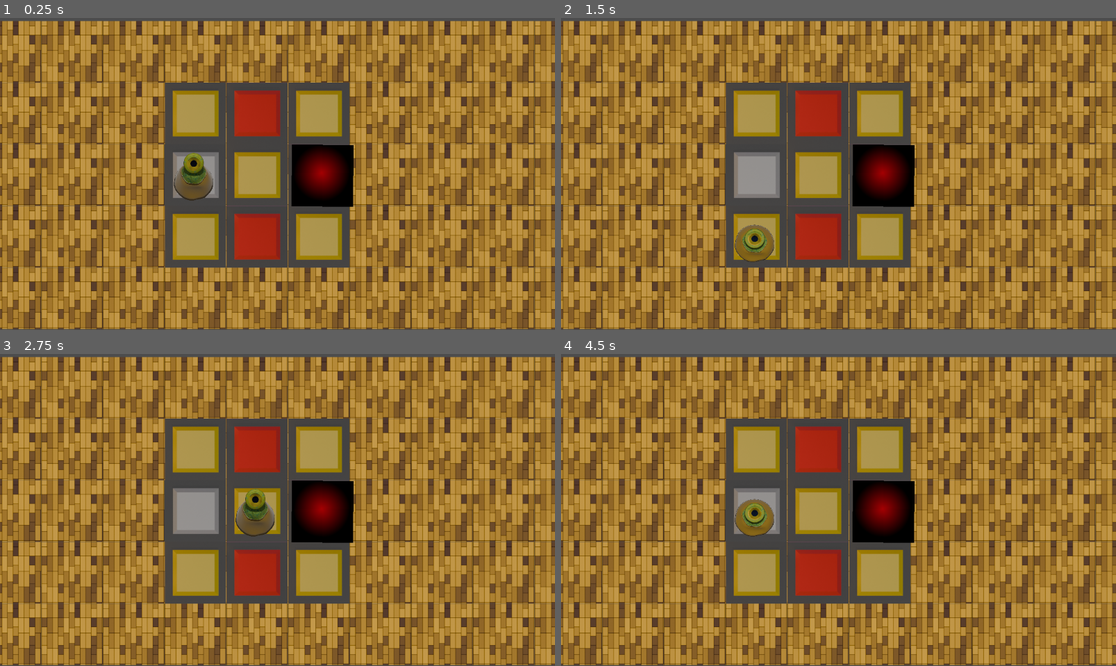
Above: before the commit, frames 1-4 (two rows, left to right).
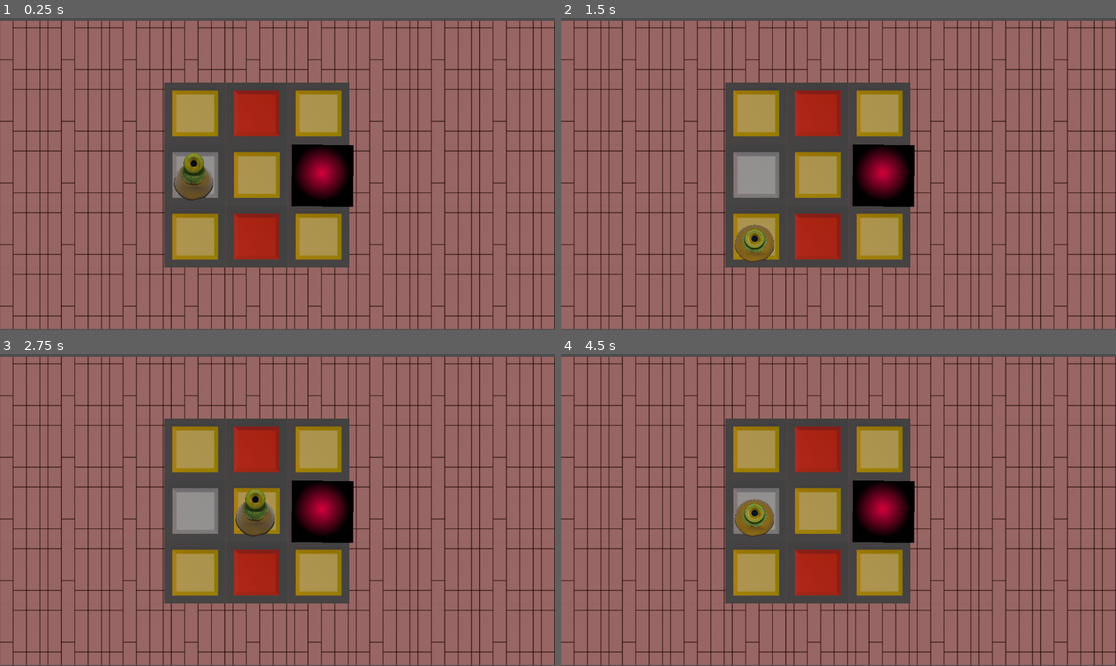
Above: after the commit, the same moments.

Repository: Crizomb/TrucMhajong
Game: Godot game, scene res://scenes/Niveaux/niveau1.tscn
The game is run twice, just before and just after one commit, with the same random seed, the same clock (stepped at 60 frames per second) and the same inputs.
Inputs:
- Up to frame 1 (0.25 s): no input
- Up to frame 2 (1.5 s): tap Enter at 0.5 s; hold D (Right) 0.53-1.28 s; tap K (MaSuperActionDeTest) at 0.6 s; tap R (Restart) at 1.25 s; hold S (Down) from 1.28 s (still down); tap Shift (ToggleCrouch) at 1.35 s
- Up to frame 3 (2.75 s): tap R (Restart) at 2 s; release S (Down) at 2.03 s; hold D (Right) from 2.03 s (still down); tap K (MaSuperActionDeTest) at 2.1 s
- Up to frame 4 (4.5 s): tap R (Restart) at 2.75, 3.5, 4.25 s; release D (Right) at 2.78 s; hold W (Up) 2.78-3.53 s; tap Shift (ToggleCrouch) at 2.85, 4.35 s; hold A (Left) from 3.53 s (still down); tap K (MaSuperActionDeTest) at 3.6 s

The runs differ from the first frame. In frame 1, 80% of the frame differs, in the area x 0-100%, y 0-100%; in frame 2, 80%; in frame 3, 80%; in frame 4, 80%.

Commit message:
bump

Diff:
--- a/entities/box/box.gd
+++ b/entities/box/box.gd
@@ -72,5 +72,5 @@
 
 
 # Called every frame. 'delta' is the elapsed time since the previous frame.
-func _process(delta: float) -> void:
+func _process(_delta: float) -> void:
 	pass
--- a/entities/box/box.tscn
+++ b/entities/box/box.tscn
@@ -1,17 +1,13 @@
 [gd_scene format=3 uid="uid://b783sv00gae3u"]
 
-[ext_resource type="Texture2D" uid="uid://cofru76vo4vqn" path="res://entities/box/box.png" id="1_josro"]
 [ext_resource type="Script" uid="uid://2ix4o7i0qoic" path="res://entities/box/box.gd" id="1_pihpk"]
+[ext_resource type="Texture2D" uid="uid://dlk6olg6ab7wo" path="res://entities/box/crate.png" id="3_mfoj8"]
 
 [sub_resource type="RectangleShape2D" id="RectangleShape2D_k228g"]
-size = Vector2(115, 115)
+size = Vector2(75, 74)
 
 [node name="Box" type="StaticBody2D" unique_id=1024020810 groups=["box"]]
 script = ExtResource("1_pihpk")
-
-[node name="Box" type="Sprite2D" parent="." unique_id=448560493]
-scale = Vector2(8, 8)
-texture = ExtResource("1_josro")
 
 [node name="CollisionShape2D" type="CollisionShape2D" parent="." unique_id=487859305]
 position = Vector2(-2.5, -1.5)
@@ -28,3 +24,14 @@
 
 [node name="RayCastLeft" type="RayCast2D" parent="." unique_id=664268595]
 target_position = Vector2(-128, 0)
+
+[node name="Crate" type="Sprite2D" parent="." unique_id=654094728]
+position = Vector2(3.8146973e-06, 1.0430813e-06)
+scale = Vector2(1.171875, 1.171875)
+texture = ExtResource("3_mfoj8")
+
+[node name="Area2D" type="Area2D" parent="." unique_id=972186350]
+
+[node name="CollisionShape2D2" type="CollisionShape2D" parent="Area2D" unique_id=1090205852]
+position = Vector2(-0.5, -1)
+shape = SubResource("RectangleShape2D_k228g")
--- a/entities/button/button.gd
+++ b/entities/button/button.gd
@@ -1,20 +1,25 @@
 extends Area2D
 
-class_name button
+class_name GameButton
 
 signal button_pressed;
 signal button_unpressed;
+
+var is_pressed := false
 
 # @export var Door : StaticBody2D;
 @onready var button_off: Sprite2D = $ButtonOff
 @onready var button_on: Sprite2D = $ButtonOn
 
-func _on_area_entered(area: Area2D) -> void:
+func _on_area_entered(_area: Area2D) -> void:
+	print("area entered")
 	button_off.visible = false
 	button_on.visible = true
 	button_pressed.emit()
+	is_pressed = true
 
-func _on_area_exited(area: Area2D) -> void:
+func _on_area_exited(_area: Area2D) -> void:
 	button_unpressed.emit()
 	button_off.visible = true
 	button_on.visible = false
+	is_pressed = false
--- a/entities/crepiere/crepiere.gd
+++ b/entities/crepiere/crepiere.gd
@@ -1,10 +1,24 @@
 extends Node2D
 class_name Crepiere
 
-var _is_activated := true
+var _is_activated := false
 # Called when the node enters the scene tree for the first time.
 @onready var crepe_off: TextureRect = $CrepeOff
 @onready var crepe_on: TextureRect = $CrepeOn
+
+
+var buttons: Array[GameButton] = []
+
+func _ready():
+	var nodes_temp : Array[Node] = get_tree().get_nodes_in_group("button")
+	for btn in nodes_temp:
+		if btn is GameButton:
+			buttons.append(btn)
+			btn.button_pressed.connect(_on_one_of_btn_changed)
+			btn.button_unpressed.connect(_on_one_of_btn_changed)
+
+	if not buttons:
+		activate()
 
 func activate():
 	crepe_off.visible = false
@@ -16,10 +30,6 @@
 	crepe_on.visible = false
 	_is_activated = false
 
-func _ready() -> void:
-	pass # Replace with function body.
-
-
 # Called every frame. 'delta' is the elapsed time since the previous frame.
 func _process(delta: float) -> void:
 	pass
@@ -29,7 +39,17 @@
 		print("Crepiere activé + joueur dessus")
 		Global.change_level.emit()
 
+func _on_one_of_btn_changed():
+	await get_tree().process_frame
+	var all_pressed := true
+	for btn in buttons:
+		print(btn.is_pressed)
+		if not btn.is_pressed:
+			all_pressed = false
 
-
-func _on_area_exited(area: Area2D) -> void:
-	pass # Replace with function body.
+	print("all pressed")
+	print(all_pressed)
+	if all_pressed:
+		activate()
+	else:
+		deactivate()
--- a/entities/crepiere/crepiere.tscn
+++ b/entities/crepiere/crepiere.tscn
@@ -2,9 +2,20 @@
 
 [ext_resource type="Script" uid="uid://dqylixwu81fxk" path="res://entities/crepiere/crepiere.gd" id="1_erkw8"]
 
+[sub_resource type="Gradient" id="Gradient_erkw8"]
+offsets = PackedFloat32Array(0, 0.67416686)
+colors = PackedColorArray(0.017985078, 0.13451582, 0.3108947, 1, 0, 0, 0, 1)
+
+[sub_resource type="GradientTexture2D" id="GradientTexture2D_4658o"]
+gradient = SubResource("Gradient_erkw8")
+width = 128
+height = 128
+fill = 1
+fill_from = Vector2(0.48699585, 0.45683092)
+
 [sub_resource type="Gradient" id="Gradient_x7t00"]
 offsets = PackedFloat32Array(0, 0.67416686)
-colors = PackedColorArray(0.6444288, 0, 0.00899968, 1, 0, 0, 0, 1)
+colors = PackedColorArray(0.8370949, 0, 0.24472982, 1, 0, 0, 0, 1)
 
 [sub_resource type="GradientTexture2D" id="GradientTexture2D_k228g"]
 gradient = SubResource("Gradient_x7t00")
@@ -21,14 +32,14 @@
 script = ExtResource("1_erkw8")
 
 [node name="CrepeOff" type="TextureRect" parent="." unique_id=492153543]
-visible = false
 offset_left = -125.0
 offset_top = -117.0
 offset_right = 131.0
 offset_bottom = 139.0
-texture = SubResource("GradientTexture2D_k228g")
+texture = SubResource("GradientTexture2D_4658o")
 
 [node name="CrepeOn" type="TextureRect" parent="." unique_id=11875234]
+visible = false
 offset_left = -125.0
 offset_top = -117.0
 offset_right = 131.0
--- a/entities/player/player.tscn
+++ b/entities/player/player.tscn
@@ -7,7 +7,7 @@
 [sub_resource type="RectangleShape2D" id="RectangleShape2D_k228g"]
 size = Vector2(115, 115)
 
-[node name="Player" type="Area2D" unique_id=1962365068]
+[node name="Player" type="Area2D" unique_id=1995154415]
 script = ExtResource("1_abrql")
 TileSize = 256
 
--- a/entities/tilemap/tile_map_logic.gd
+++ b/entities/tilemap/tile_map_logic.gd
@@ -5,8 +5,8 @@
 enum CaseColor {NULL, BLUE, GREEN, RED, YELLOW}
 var CaseDict : Dictionary[Vector2i, CaseColor] = {Vector2i(3, 0) : CaseColor.RED, Vector2i(4, 0): CaseColor.BLUE, Vector2i(5, 0): CaseColor.GREEN, Vector2i(3, 1): CaseColor.YELLOW}
 
-func get_player_case_color(position: Vector2) -> CaseColor:
-	var player_int_pos := local_to_map(position)
+func get_player_case_color(player_pos: Vector2) -> CaseColor:
+	var player_int_pos := local_to_map(player_pos)
 	var atlas_cords := get_cell_atlas_coords(player_int_pos)
 	if atlas_cords in CaseDict:
 		return CaseDict[atlas_cords]
@@ -25,14 +25,14 @@
 var current_color : CaseColor = CaseColor.NULL
 var count_color := 0
 func _on_player_moved(_direction, player_position):
-	print("player moved")
+	# print("player moved")
 	var color := get_player_case_color(player_position)
 	if color == CaseColor.GREEN:
 		Global.kill_player.emit(Global.DeathReason.GREEN_GROUND)
 
 	if color == current_color:
 		count_color += 1;
-		print(count_color)
+		# print(count_color)
 	else:
 		count_color = 1;
 	current_color = color
--- a/global.gd
+++ b/global.gd
@@ -62,7 +62,7 @@
 
 signal player_moved;
 
-func _on_player_moved(direction, position):
+func _on_player_moved(direction, _player_position):
 	movement_counter += 1
 	if movement_counter >= 24+1:
 		kill_player.emit(DeathReason.TWENTY_FIVE_MOVEMENTS)
--- a/project.godot
+++ b/project.godot
@@ -22,6 +22,7 @@
 [global_group]
 
 box=""
+button=""
 
 [input]
 
--- a/scenes/main_clementb.tscn
+++ b/scenes/main_clementb.tscn
@@ -1,8 +1,6 @@
 [gd_scene format=4 uid="uid://ci0mobncg3tqo"]
 
 [ext_resource type="Script" uid="uid://ch1jgk1ufi4mp" path="res://entities/tilemap/tile_map_logic.gd" id="1_38th7"]
-[ext_resource type="PackedScene" uid="uid://bx64p8jsj1aww" path="res://entities/super_label_moche_test/label_moche.tscn" id="1_45k4w"]
-[ext_resource type="Script" uid="uid://cjm06b37x108q" path="res://entities/super_label_moche_test/label_moche.gd" id="2_seirh"]
 [ext_resource type="PackedScene" uid="uid://bbbkrl5xihend" path="res://entities/player/player.tscn" id="4_tpm4h"]
 [ext_resource type="PackedScene" uid="uid://dek227s5ifvkm" path="res://entities/button/button.tscn" id="6_5p1j8"]
 [ext_resource type="PackedScene" uid="uid://b783sv00gae3u" path="res://entities/box/box.tscn" id="7_h11tu"]
@@ -41,22 +39,15 @@
 [node name="Node2D" type="Node2D" unique_id=1947861403]
 
 [node name="TileMapLayer" type="TileMapLayer" parent="." unique_id=1119246778]
-tile_map_data = PackedByteArray("AAD+/wAAAAABAAEAAAD//wAAAAA …(1215 unchanged characters)… ABAAEAAAD+/wQAAAABAAEAAAD9/wQAAAABAAEAAAA=")
+tile_map_data = PackedByteArray("AAD+/wAAAAABAAEAAAD//wAAAAA …(1215 unchanged characters)… ABAAEAAAD+/wQAAAABAAEAAAD9/wQAAAABAAEAAAD7/wIAAAADAAIAAAA=")
 tile_set = SubResource("TileSet_xkn4h")
 script = ExtResource("1_38th7")
-
-[node name="Label" parent="." unique_id=793450889 instance=ExtResource("1_45k4w")]
-offset_left = -262.0
-offset_top = -131.0
-offset_right = 231.0
-offset_bottom = -108.0
-script = ExtResource("2_seirh")
 
 [node name="Camera2D" type="Camera2D" parent="." unique_id=1171450978]
 position = Vector2(235, 62)
 
-[node name="Button" parent="." unique_id=454183045 instance=ExtResource("6_5p1j8")]
-position = Vector2(-189, -188)
+[node name="Button" parent="." unique_id=454183045 groups=["button"] instance=ExtResource("6_5p1j8")]
+position = Vector2(578, -64)
 
 [node name="Box2" parent="." unique_id=754094967 instance=ExtResource("7_h11tu")]
 position = Vector2(65, -64)
@@ -75,3 +66,5 @@
 
 [node name="Crepiere" parent="." unique_id=949437595 instance=ExtResource("9_38th7")]
 position = Vector2(319, 313)
+
+[node name="Timer" type="Timer" parent="." unique_id=385243145]
Binary file added: entities/box/crate.png
Not shown, added: entities/box/crate.png.import
Binary file added: entities/player/tilemap.png
Not shown, added: entities/player/tilemap.png.import
Binary file changed: entities/tilemap/tilemap.png
